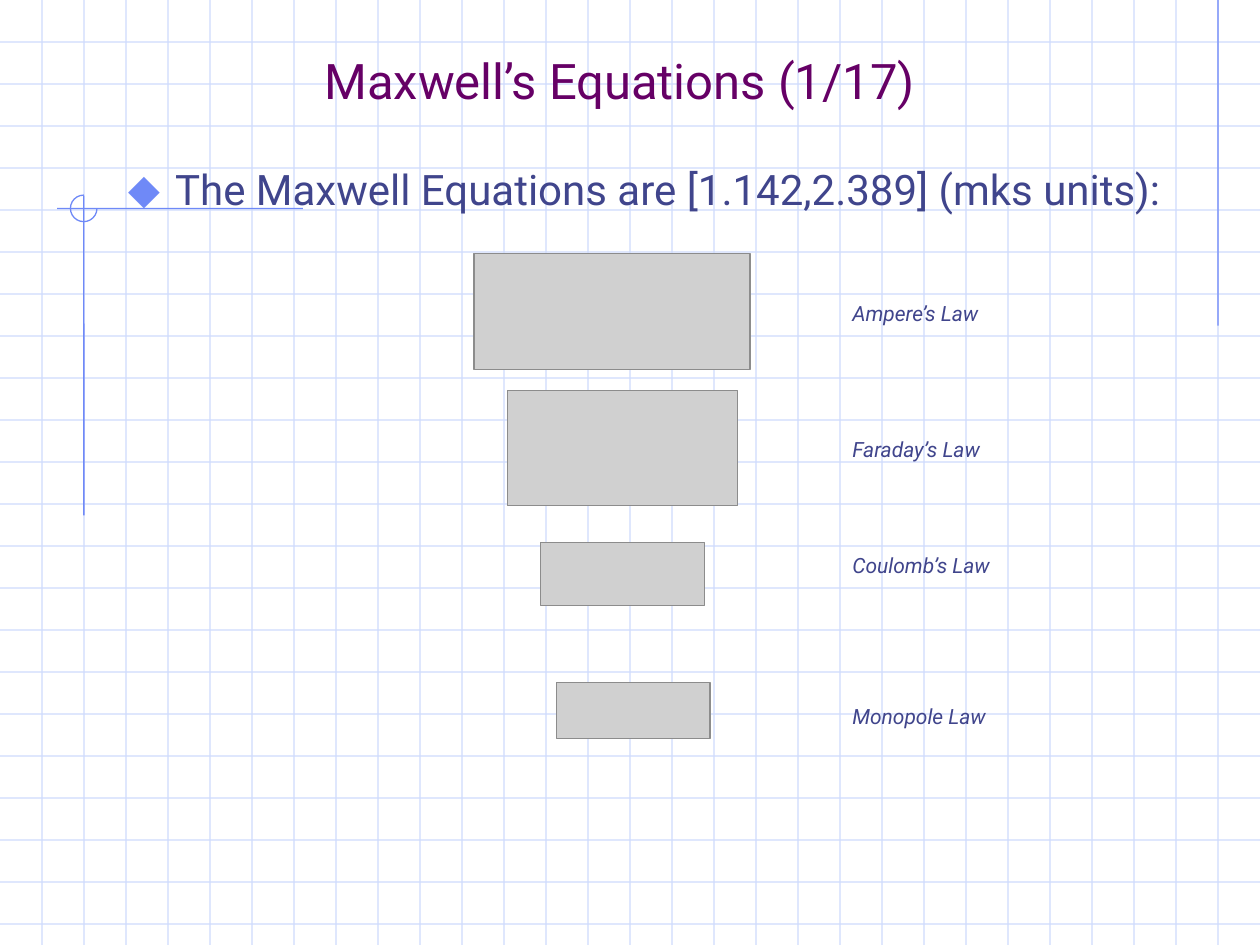
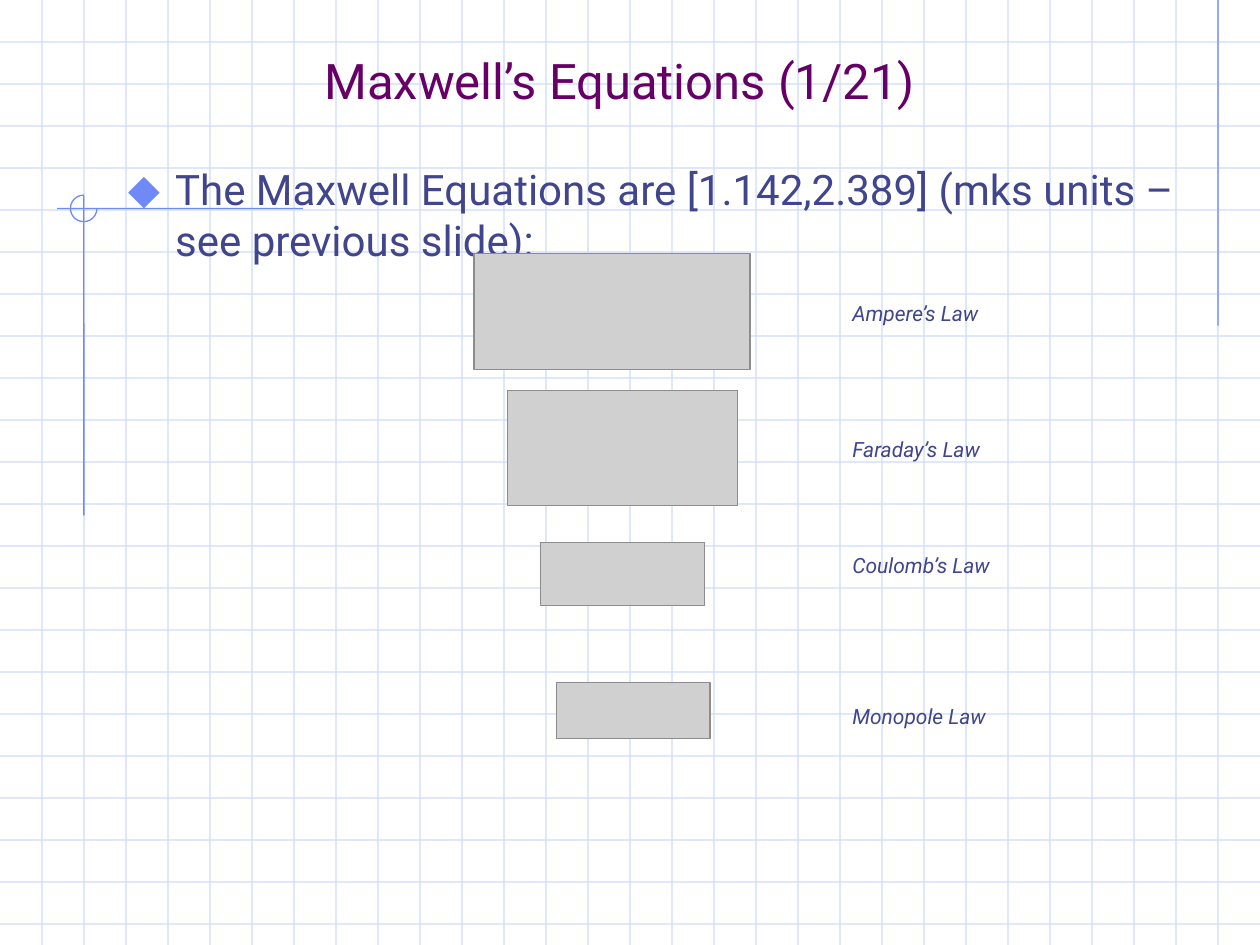
Before and after one commit to gravmath/Projects, a slide deck: slide 4 of PowerPoint/EM_notes.ppt. Drawn at 1260x945 pixels with LibreOffice and Linux fonts; fonts in the diff are those of the drawing; grey boxes stand for pictures; background and template pictures are left out. Boxes give left, top, right and bottom in pixels: in the first picture for what was removed or moved away, otherwise in the second. Text is boxed around its words. In the diff, an @@ line names an element or a change of style, - is before the commit and + after.

Commit message:
Update to catalogs (comics) and work on Poynting theorem and E&M units

```diff
--- a/PowerPoint/EM_notes.ppt
+++ b/PowerPoint/EM_notes.ppt
@@ title at (x1=324, y1=60, x2=914, y2=110): text changed @@
-Maxwell’s Equations (1/17)
+Maxwell’s Equations (1/21)
@@ text at (x1=175, y1=167, x2=1135, y2=266): text changed @@
-⬥ The Maxwell Equations are [1.142,2.389] (mks units):
+⬥ The Maxwell Equations are [1.142,2.389] (mks units – see previous slide):
```
Also in this commit, not shown: 18 other slides changed, 4 slides added, 2 other files.
